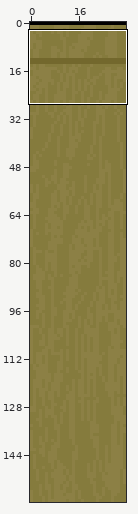
Two states of a pixel-art file, dev/info-panel-3.aseprite. Above, an overview of the earlier version with the close-up marked.
Close-up. Before the commit:
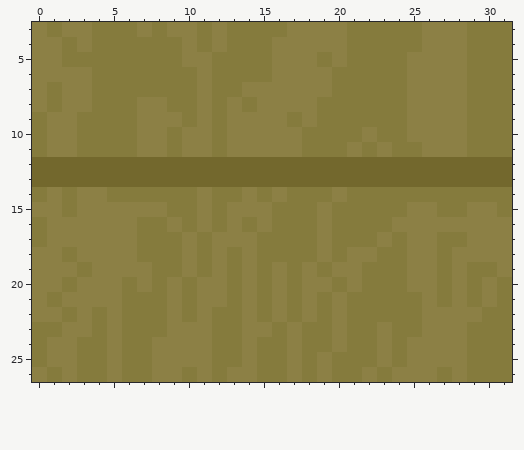
32x160 pixels, 1 frame. Shown: x 0..31, y 3..26.
And afterwards:
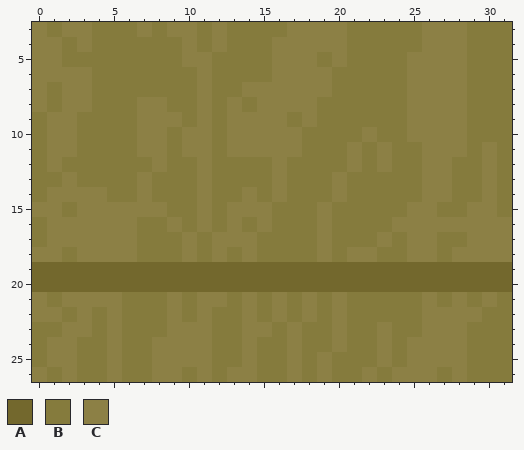
Palette (. is transparent): A #73682d  B #857b3d  C #8c8045
Change:
Layer "Top":
Colour B gives way to colour A in row 19 at x 3, 8 to 9, 11, 13, 15, 17, 19, 22 to 24, 27 and 29 to 30; in row 20 at x 2, 6, 8, 10, 13, 15, 17, 20, 22 to 24, 27, 29 and 31.
Colour C gives way to colour A in row 19 at x 0 to 2, 4 to 7, 10, 12, 14, 16, 18, 20 to 21, 25 to 26, 28 and 31; in row 20 at x 0 to 1, 3 to 5, 7, 9, 11 to 12, 14, 16, 18 to 19, 21, 25 to 26, 28 and 30.
Colour A gives way to colour B in row 12 at x 0, 2 to 7, 9 to 10, 12 to 15, 17 to 20, 22, 24 to 25, 28 to 29 and 31; in row 13 at x 0 to 1, 3 to 6, 8 to 10, 12 to 15, 17 to 19, 21 to 25, 28 to 29 and 31.
Colour A gives way to colour C in row 12 at x 1, 8, 11, 16, 21, 23, 26 to 27 and 30; in row 13 at x 2, 7, 11, 16, 20, 26 to 27 and 30.
Colour B gives way to colour C in row 11 at x 30; in row 14 at x 2, 7, 26 to 27 and 30.
